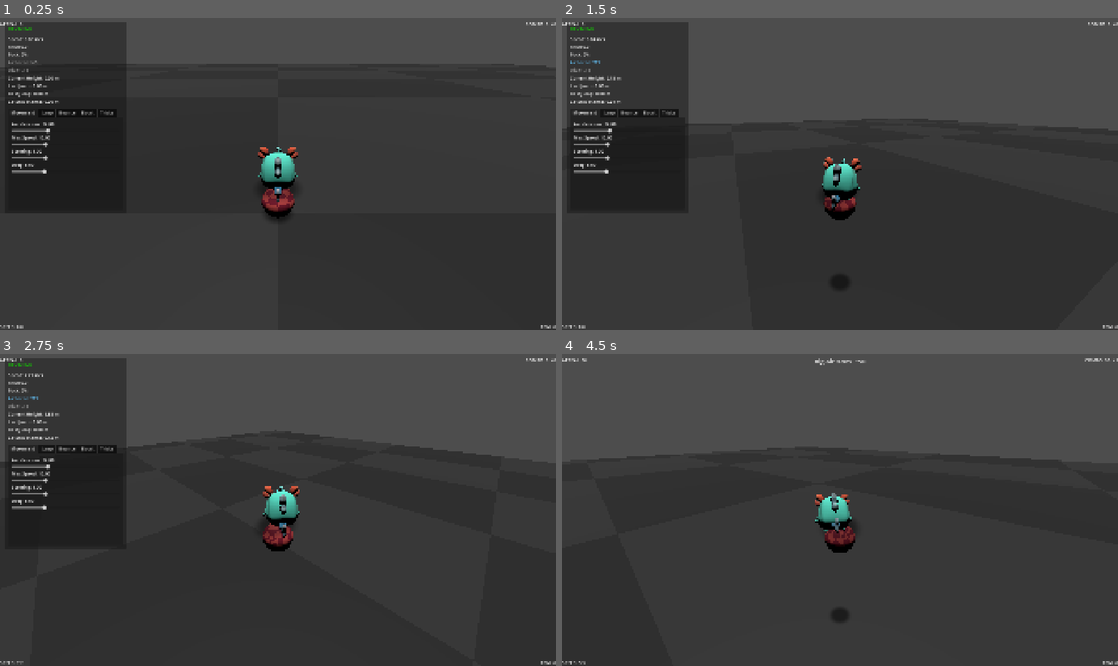
Above: before the commit, frames 1-4 (two rows, left to right).
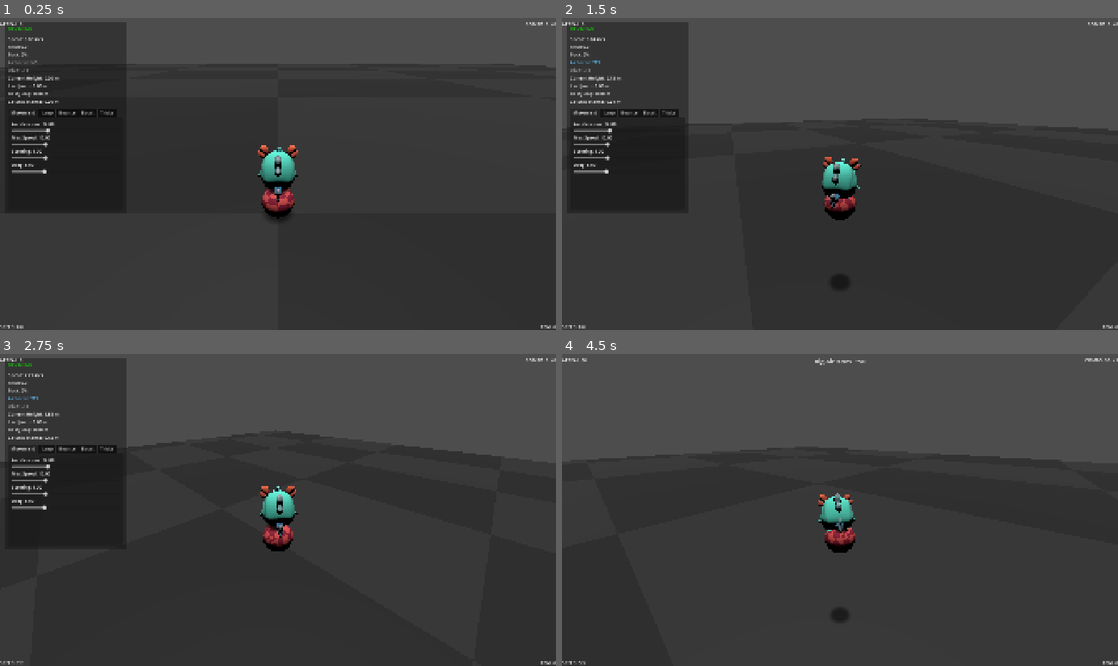
Above: after the commit, the same moments.

Repository: mika-marcondes/axie-jam
Game: Godot game, scene res://scenes/contest/contest_greybox.tscn
The game is run twice, just before and just after one commit, with the same random seed, the same clock (stepped at 60 frames per second) and the same inputs.
Inputs:
- Up to frame 1 (0.25 s): no input
- Up to frame 2 (1.5 s): tap Enter at 0.5 s; hold D (move_right) 0.53-1.28 s; hold Space (jump) 0.53-1.28 s; hold S (move_back) from 1.28 s (still down); tap Shift (boost) at 1.35 s
- Up to frame 3 (2.75 s): tap Space (jump) at 1.52, 1.55, 1.82 s; release S (move_back) at 2.03 s; hold D (move_right) from 2.03 s (still down); hold Space (jump) from 2.03 s (still down); tap Q (camera_left) at 2.1 s
- Up to frame 4 (4.5 s): release D (move_right) at 2.78 s; release Space (jump) at 2.78 s; hold W (move_forward) 2.78-3.53 s; tap E (camera_right) at 2.85 s; tap Space (jump) at 3.02, 3.05, 3.32, 3.77, 3.8, 4.07 s; hold 1 (toggle_dev_mode) 3.53-4.28 s; hold A (move_left) from 3.53 s (still down); tap Up (trick_dive) at 4.35 s

The runs differ from the first frame. In frame 1, 0.4% of the frame differs, in the area x 46-54%, y 40-60%; in frame 2, 0.4%; in frame 3, 0.6%, in the area x 46-54%, y 42-60%; in frame 4, 0.6%.

Commit message:
wip: animations

Diff:
--- a/scenes/contest/contest_greybox.tscn
+++ b/scenes/contest/contest_greybox.tscn
@@ -45,17 +45,16 @@
 transform = Transform3D(1, 0, 0, 0, 1, 0, 0, 0, 1, 0, 1.2, 0)
 ball = NodePath("../Ball")
 movement_reference = NodePath("../CameraRig/YawPivot")
-air_offset_speed = 1.2
-air_offset_return_speed = 2.5
-max_horizontal_air_offset = 0.2
-dive_separation = 0.2
+air_offset_speed = 1.0
+air_offset_return_speed = 1.0
+max_horizontal_air_offset = 0.1
+dive_separation = 0.6
 
 [node name="Ball" parent="." unique_id=1570341470 node_paths=PackedStringArray("rider_shadow_target", "movement_reference") instance=ExtResource("2_ccxh4")]
 transform = Transform3D(1, 0, 0, 0, 1, 0, 0, 0, 1, 0, 0.8, 0)
 rider_shadow_target = NodePath("../Player")
+rider_shadow_max_separation = 0.5
 rider_shadow_min_scale = 0.1
-rider_shadow_min_opacity = 22.1
-rider_shadow_max_opacity = 0.5
 movement_reference = NodePath("../CameraRig/YawPivot")
 
 [node name="CameraRig" type="Node3D" parent="." unique_id=215474228 node_paths=PackedStringArray("target")]
--- a/scenes/player/ball.tscn
+++ b/scenes/player/ball.tscn
@@ -30,10 +30,11 @@
 render_priority = 0
 shader = ExtResource("3_8x03u")
 shader_parameter/shadow_color = Color(0, 0, 0, 1)
-shader_parameter/opacity = 0.45
+shader_parameter/opacity = 0.8830000419425
 
 [sub_resource type="PlaneMesh" id="PlaneMesh_dbjuf"]
 material = SubResource("ShaderMaterial_8x03u")
+size = Vector2(1, 1)
 
 [node name="Ball" type="CharacterBody3D" unique_id=1570341470]
 script = ExtResource("1_jxf6l")
--- a/scenes/player/player.tscn
+++ b/scenes/player/player.tscn
@@ -29,10 +29,12 @@
 material_override = SubResource("ShaderMaterial_0owmy")
 mesh = SubResource("SphereMesh_gmlin")
 
-[node name="VisualRoot" type="Node3D" parent="AirOffsetRoot/TrickPivot" unique_id=129650918]
+[node name="ContactRoot" type="Node3D" parent="AirOffsetRoot/TrickPivot" unique_id=540923137]
+
+[node name="VisualRoot" type="Node3D" parent="AirOffsetRoot/TrickPivot/ContactRoot" unique_id=129650918]
 transform = Transform3D(-1, 0, -8.742278e-08, 0, 1, 0, 8.742278e-08, 0, -1, 0, -0.5, 0)
 
-[node name="Puffy" parent="AirOffsetRoot/TrickPivot/VisualRoot" unique_id=1836076363 instance=ExtResource("1_8afob")]
+[node name="Puffy" parent="AirOffsetRoot/TrickPivot/ContactRoot/VisualRoot" unique_id=1836076363 instance=ExtResource("1_8afob")]
 
 [node name="Collider" type="CollisionShape3D" parent="." unique_id=1015696964]
 transform = Transform3D(1, 0, 0, 0, 1, 0, 0, 0, 1, 0, 0.6166462, 0)
--- a/scenes/puffy/puffy.tscn
+++ b/scenes/puffy/puffy.tscn
@@ -17,6 +17,7 @@
 [ext_resource type="AnimationLibrary" uid="uid://dhkww1fmip3we" path="res://animations/puffy/starter_puffy_walkattack.glb" id="15_8b2x4"]
 [ext_resource type="AnimationLibrary" uid="uid://c6c588ncbvtxm" path="res://animations/puffy/starter_puffy_walkcarryitem.glb" id="16_my5su"]
 [ext_resource type="AnimationLibrary" uid="uid://lt68s17y6u3u" path="res://animations/puffy/starter_puffy_walkjump.glb" id="17_obeep"]
+[ext_resource type="Script" uid="uid://cgq57uu54e5ja" path="res://scripts/player/axie_animation_controller.gd" id="18_1nuvx"]
 
 [sub_resource type="StandardMaterial3D" id="StandardMaterial3D_18g55"]
 albedo_texture = ExtResource("2_4njyd")
@@ -48,144 +49,220 @@
 
 [sub_resource type="AnimationLibrary" id="AnimationLibrary_lsmie"]
 _data = {
-"Take 001": SubResource("Animation_veiq5")
+&"Take 001": SubResource("Animation_veiq5")
 }
 
-[node name="puffy" instance=ExtResource("1_7kae2")]
-
-[node name="Skeleton3D" parent="JointBase_Grp" index="0"]
-bones/1/rotation = Quaternion(0.145735, 0, 0, 0.989324)
-bones/2/rotation = Quaternion(-0.0310921, 0, 0, 0.999517)
+[sub_resource type="AnimationNodeAnimation" id="AnimationNodeAnimation_vif8f"]
+animation = &"starter_puffy_jump/Take 001"
+
+[sub_resource type="AnimationNodeBlendSpace1D" id="AnimationNodeBlendSpace1D_vif8f"]
+blend_point_0/node = SubResource("AnimationNodeAnimation_vif8f")
+blend_point_0/pos = 0.0
+blend_point_0/name = &"starter_puffy_jump_Take 001"
+
+[sub_resource type="AnimationNodeAnimation" id="AnimationNodeAnimation_1nuvx"]
+animation = &"starter_puffy_idle/Take 001"
+
+[sub_resource type="AnimationNodeAnimation" id="AnimationNodeAnimation_5mi4v"]
+animation = &"starter_puffy_walk/Take 001"
+
+[sub_resource type="AnimationNodeAnimation" id="AnimationNodeAnimation_vggqu"]
+animation = &"starter_puffy_run/Take 001"
+
+[sub_resource type="AnimationNodeBlendSpace1D" id="AnimationNodeBlendSpace1D_o3kpd"]
+blend_point_0/node = SubResource("AnimationNodeAnimation_1nuvx")
+blend_point_0/pos = 0.0
+blend_point_0/name = &"starter_puffy_idle_Take 001"
+blend_point_1/node = SubResource("AnimationNodeAnimation_5mi4v")
+blend_point_1/pos = 0.4
+blend_point_1/name = &"starter_puffy_walk_Take 001"
+blend_point_2/node = SubResource("AnimationNodeAnimation_vggqu")
+blend_point_2/pos = 1.0
+blend_point_2/name = &"starter_puffy_run_Take 001"
+
+[sub_resource type="AnimationNodeStateMachineTransition" id="AnimationNodeStateMachineTransition_1nuvx"]
+xfade_time = 0.1
+advance_mode = 0
+
+[sub_resource type="AnimationNodeStateMachine" id="AnimationNodeStateMachine_brmbs"]
+states/Airbone/node = SubResource("AnimationNodeBlendSpace1D_vif8f")
+states/Airbone/position = Vector2(641.7573, 40.57)
+states/Grounded/node = SubResource("AnimationNodeBlendSpace1D_o3kpd")
+states/Grounded/position = Vector2(395.75735, 39.2575)
+transitions = ["Grounded", "Airbone", SubResource("AnimationNodeStateMachineTransition_1nuvx")]
+graph_offset = Vector2(123.03735, -33.952503)
+
+[node name="puffy" unique_id=498883129 instance=ExtResource("1_7kae2")]
+
+[node name="Skeleton3D" parent="JointBase_Grp" parent_id_path=PackedInt32Array(1470445521) index="0" unique_id=746187077]
+bones/1/position = Vector3(0, 0.20412606, 0.0014424416)
+bones/1/rotation = Quaternion(0.14573514, 0, 0, 0.98932374)
+bones/2/position = Vector3(0, 0.24971983, -0.0011186611)
+bones/2/rotation = Quaternion(-0.031092117, 0, 0, 0.99951655)
+bones/3/position = Vector3(0, 0.24945346, -1.2490009e-16)
 bones/4/rotation = Quaternion(0.27962, 0, 0, 0.960111)
-bones/5/rotation = Quaternion(0.937149, 0.33133, -0.0296166, 0.10533)
+bones/5/rotation = Quaternion(0.91630703, 0.3488207, -0.14000441, 0.13821903)
 bones/5/scale = Vector3(1, 1, 1)
-bones/6/rotation = Quaternion(-1.23159e-16, -0.0553892, 7.57495e-16, 0.998465)
+bones/6/rotation = Quaternion(4.294481e-17, -0.05538915, -1.0675915e-16, 0.9984648)
+bones/7/rotation = Quaternion(0.10363328, 2.7274734e-07, -0.0066007967, 0.9945937)
 bones/8/rotation = Quaternion(8.55632e-18, -3.13925e-35, -3.66892e-18, 1)
-bones/12/rotation = Quaternion(-0.10533, -0.0296166, -0.33133, 0.937149)
+bones/12/rotation = Quaternion(-0.10567164, -0.029497396, -0.33135656, 0.9371053)
 bones/12/scale = Vector3(1, 1, 1)
-bones/13/rotation = Quaternion(-2.42416e-18, -0.0553892, -7.70306e-17, 0.998465)
+bones/13/rotation = Quaternion(-4.48637e-18, -0.05538915, -4.7089397e-17, 0.9984648)
+bones/14/rotation = Quaternion(0.00036490115, -2.5772572e-08, -2.3242306e-05, 0.99999994)
 bones/15/rotation = Quaternion(2.66722e-18, 1.53837e-35, 5.76771e-18, 1)
-bones/19/rotation = Quaternion(0.051249, 0, 0, 0.998686)
-bones/21/rotation = Quaternion(0.988105, 1.01763e-24, 6.53873e-24, 0.153779)
-bones/22/rotation = Quaternion(0.0657529, -2.03019e-10, 3.08092e-09, 0.997836)
+bones/21/rotation = Quaternion(0.93339545, -0.070767246, -0.00934696, 0.35167825)
+bones/22/rotation = Quaternion(0.5405097, -1.711773e-10, 2.532615e-08, 0.8413378)
 bones/22/scale = Vector3(1, 1, 1)
-bones/23/rotation = Quaternion(-0.564743, 2.37519e-09, -1.62538e-09, 0.825267)
-bones/24/rotation = Quaternion(-0.137559, 5.56694e-09, -7.73134e-10, 0.990494)
+bones/23/rotation = Quaternion(-0.78097504, 0.01759038, -0.069180466, 0.6204696)
+bones/24/rotation = Quaternion(-0.13755941, 5.539574e-09, -5.7610355e-10, 0.99049354)
 bones/24/scale = Vector3(1, 1, 1)
-bones/26/rotation = Quaternion(-0.153779, 0, 0, 0.988105)
+bones/26/position = Vector3(0.27324197, -0.02793079, 0.09415207)
+bones/26/rotation = Quaternion(-0.47881806, 0, 0, 0.87791413)
 bones/26/scale = Vector3(1, 1, 1)
-bones/27/rotation = Quaternion(0.0657529, 0, 0, 0.997836)
+bones/27/rotation = Quaternion(0.4446229, 0, 0, 0.8957179)
 bones/27/scale = Vector3(1, 1, 1)
-bones/28/rotation = Quaternion(-0.564743, 0, 0, 0.825267)
-bones/29/rotation = Quaternion(-0.137559, 0, 0, 0.990494)
+bones/28/rotation = Quaternion(-0.605312, 0, 0, 0.7959883)
 bones/29/scale = Vector3(1, 1, 1)
-bones/31/rotation = Quaternion(0.508294, 0, 0, 0.861183)
-bones/34/rotation = Quaternion(-0.228504, 0, 0, 0.973543)
-bones/38/rotation = Quaternion(0.90496, -0.331103, -0.266385, 0.0213953)
+bones/31/position = Vector3(4.7683715e-09, 0.87847525, 0.45034665)
+bones/34/position = Vector3(-0.028449392, -0.0607482, -0.06951168)
+bones/34/rotation = Quaternion(-0.2284404, -0.022803068, 0.0063269534, 0.97327024)
+bones/35/position = Vector3(0, 0.86265504, -0.32292244)
+bones/37/rotation = Quaternion(8.326673e-17, 0, 0, 1)
+bones/38/position = Vector3(-0.340535, 0.8760809, 0.32732815)
+bones/38/rotation = Quaternion(0.9049599, -0.33110258, -0.2663848, 0.021395296)
 bones/38/scale = Vector3(1, 1, 1)
-bones/39/rotation = Quaternion(-0.00201931, 0.14802, 0.0134906, 0.98889)
+bones/39/rotation = Quaternion(-0.0020193097, 0.14802004, 0.013490576, 0.9888903)
 bones/39/scale = Vector3(1, 1, 1)
-bones/40/rotation = Quaternion(-3.00258e-18, 5.71408e-17, -0.191294, 0.981533)
+bones/40/rotation = Quaternion(-8.3120385e-18, 2.9897745e-17, -0.19129361, 0.9815329)
 bones/40/scale = Vector3(1, 1, 1)
-bones/41/rotation = Quaternion(-0.0213953, -0.266385, 0.331103, 0.90496)
+bones/41/position = Vector3(0.34053513, 0.8760807, 0.32732797)
+bones/41/rotation = Quaternion(-0.02139526, -0.2663848, 0.3311026, 0.9049599)
 bones/41/scale = Vector3(1, 1, 1)
-bones/42/rotation = Quaternion(-0.00201931, 0.14802, 0.0134906, 0.98889)
+bones/42/rotation = Quaternion(-0.0020193097, 0.14802004, 0.013490576, 0.9888903)
 bones/42/scale = Vector3(1, 1, 1)
-bones/43/rotation = Quaternion(1.36215e-17, -2.65473e-18, -0.191294, 0.981533)
+bones/43/rotation = Quaternion(-3.2552475e-17, -2.1933548e-17, -0.19129361, 0.9815329)
 bones/43/scale = Vector3(1, 1, 1)
-bones/44/rotation = Quaternion(-0.377995, 6.93889e-17, -6.93889e-18, 0.925808)
-bones/45/rotation = Quaternion(0.377205, 3.38301e-33, -8.03242e-33, 0.92613)
-bones/46/rotation = Quaternion(0.0765528, 1.05969e-34, 1.3802e-33, 0.997066)
-bones/47/rotation = Quaternion(0.015929, 0, 0, 0.999873)
+bones/44/position = Vector3(0, 0.168656, -0.32691857)
+bones/44/rotation = Quaternion(-0.37799504, 6.938894e-17, -6.9388956e-18, 0.9258076)
+bones/45/rotation = Quaternion(0.3711784, 0, 0, 0.92856157)
+bones/46/rotation = Quaternion(0.07088036, -7.3715737e-34, -1.0373864e-32, 0.99748486)
+bones/47/position = Vector3(0, 0.47238958, 0.54141665)
+bones/47/rotation = Quaternion(0.015928963, 0, 0, 0.99987316)
 bones/47/scale = Vector3(1, 1, 1)
-bones/48/rotation = Quaternion(0.0798867, 0, 0, 0.996804)
+bones/50/position = Vector3(0, 0.72933686, 0.51533055)
 bones/54/rotation = Quaternion(1.42444e-17, 0.130526, -1.87531e-18, 0.991445)
 bones/54/scale = Vector3(1, 1, 1)
 bones/55/rotation = Quaternion(1.42444e-17, -0.130526, 1.87531e-18, 0.991445)
 bones/55/scale = Vector3(1, 1, 1)
 bones/57/rotation = Quaternion(1.42444e-17, 0.130526, -1.87531e-18, 0.991445)
 bones/57/scale = Vector3(1, 1, 1)
-bones/58/rotation = Quaternion(3.31422e-18, 0.21644, -1.49495e-17, 0.976296)
+bones/58/rotation = Quaternion(1.6543612e-24, 0.21643962, -8.271806e-25, 0.976296)
 bones/58/scale = Vector3(1, 1, 1)
-bones/59/rotation = Quaternion(1.42444e-17, -0.130526, 1.87531e-18, 0.991445)
 bones/59/scale = Vector3(1, 1, 1)
-bones/60/rotation = Quaternion(3.31422e-18, -0.21644, 1.49495e-17, 0.976296)
+bones/60/rotation = Quaternion(1.6543612e-24, -0.21643962, 8.271806e-25, 0.976296)
 bones/60/scale = Vector3(1, 1, 1)
-bones/61/rotation = Quaternion(0.259933, -0.252802, -0.0873029, 0.927849)
-bones/63/rotation = Quaternion(0.927849, 0.0873029, -0.252802, -0.259933)
+bones/61/position = Vector3(0.2531174, 0.8130571, -0.27237236)
+bones/61/rotation = Quaternion(0.2599329, -0.25280237, -0.08730286, 0.9278492)
+bones/62/position = Vector3(0, 0.86265504, -0.32292244)
+bones/63/position = Vector3(-0.253117, 0.81305677, -0.27237225)
+bones/63/rotation = Quaternion(0.9278492, 0.087302856, -0.25280237, -0.2599329)
 bones/63/scale = Vector3(1, 1, 1)
-bones/64/rotation = Quaternion(-0.0213953, -0.266385, 0.331103, 0.90496)
+bones/64/position = Vector3(0.34053513, 0.8760807, 0.32732797)
+bones/64/rotation = Quaternion(-0.021395264, -0.26638478, 0.3311026, 0.9049599)
 bones/64/scale = Vector3(1, 1, 1)
-bones/65/rotation = Quaternion(0.90496, -0.331103, -0.266385, 0.0213953)
+bones/65/position = Vector3(-0.340535, 0.8760809, 0.32732815)
 bones/65/scale = Vector3(1, 1, 1)
-bones/66/rotation = Quaternion(-0.156744, 0.182491, -0.0105233, 0.970576)
+bones/66/position = Vector3(0.26649755, 0.77906656, 0.44695523)
+bones/66/rotation = Quaternion(-0.15674368, 0.1824911, -0.010523275, 0.97057605)
 bones/66/scale = Vector3(1, 1, 1)
-bones/67/rotation = Quaternion(0.970576, 0.0105233, 0.182491, 0.156744)
+bones/67/position = Vector3(-0.266498, 0.77906686, 0.44695514)
+bones/67/rotation = Quaternion(0.97057605, 0.0105232755, 0.1824911, 0.15674368)
 bones/67/scale = Vector3(1, 1, 1)
-bones/69/rotation = Quaternion(-0.123834, 0.179988, -0.0228466, 0.975576)
+bones/68/position = Vector3(0, 0.72933686, 0.51533055)
+bones/69/position = Vector3(0.2295394, 0.7200541, 0.47935444)
+bones/69/rotation = Quaternion(-0.1238339, 0.17998794, -0.022846628, 0.9755755)
 bones/69/scale = Vector3(1, 1, 1)
-bones/71/rotation = Quaternion(0.975576, 0.0228466, 0.179988, 0.123834)
+bones/70/position = Vector3(0, 0.72933686, 0.51533055)
+bones/71/position = Vector3(-0.22953899, 0.72005385, 0.47935414)
+bones/71/rotation = Quaternion(0.9755755, 0.022846628, 0.17998794, 0.1238339)
 bones/71/scale = Vector3(1, 1, 1)
-bones/72/rotation = Quaternion(0.293888, 0.0173617, -0.0922446, 0.95122)
-bones/73/rotation = Quaternion(0.508294, 0, 0, 0.861183)
-bones/74/rotation = Quaternion(0.95122, 0.0922446, 0.0173617, -0.293888)
+bones/72/position = Vector3(0.11406324, 0.9709148, 0.3545764)
+bones/72/rotation = Quaternion(0.29388815, 0.017361684, -0.09224463, 0.95121986)
+bones/73/position = Vector3(4.7683715e-09, 0.87847525, 0.45034665)
+bones/74/position = Vector3(-0.114062995, 0.97091484, 0.35457614)
+bones/74/rotation = Quaternion(0.95121986, 0.09224463, 0.017361684, -0.29388815)
 bones/74/scale = Vector3(1, 1, 1)
-bones/75/rotation = Quaternion(0.278859, 0, 0, 0.960332)
+bones/75/position = Vector3(4.7683715e-09, 0.9807028, 0.3599942)
+bones/75/rotation = Quaternion(0.27885944, 0, 0, 0.9603319)
 bones/75/scale = Vector3(1, 1, 1)
-bones/76/rotation = Quaternion(0.0556404, 0.163912, -0.00470924, 0.984893)
+bones/76/position = Vector3(0.19497304, 0.45763016, 0.50727683)
+bones/76/rotation = Quaternion(0.055640362, 0.16391174, -0.0047092424, 0.9848934)
 bones/76/scale = Vector3(1, 1, 1)
-bones/77/rotation = Quaternion(0.984893, 0.00470924, 0.163912, -0.0556404)
+bones/77/position = Vector3(-0.19497299, 0.45762986, 0.50727713)
+bones/77/rotation = Quaternion(0.9848934, 0.004709243, 0.16391174, -0.055640362)
 bones/77/scale = Vector3(1, 1, 1)
-bones/78/rotation = Quaternion(0.015929, 0, 0, 0.999873)
+bones/78/position = Vector3(0, 0.47238958, 0.54141665)
+bones/78/rotation = Quaternion(0.015928963, 0, 0, 0.99987316)
 bones/78/scale = Vector3(1, 1, 1)
-bones/79/rotation = Quaternion(-0.0383929, 0, 0, 0.999263)
-bones/80/rotation = Quaternion(-0.365343, -0.104551, 0.0440443, 0.923934)
+bones/79/position = Vector3(0, 0.57915914, 0.5405041)
+bones/79/rotation = Quaternion(-0.038392883, 0, 0, 0.9992628)
+bones/80/position = Vector3(0.16118538, 0.17373703, -0.32173344)
+bones/80/rotation = Quaternion(-0.36534268, -0.10455141, 0.044044353, 0.9239339)
 bones/80/scale = Vector3(1, 1, 1)
-bones/81/rotation = Quaternion(-0.377995, 0, 0, 0.925808)
-bones/82/rotation = Quaternion(0.923934, -0.0440443, -0.104551, 0.365343)
+bones/81/position = Vector3(0, 0.168656, -0.32691857)
+bones/81/rotation = Quaternion(-0.37799504, 0, 0, 0.9258076)
+bones/82/position = Vector3(-0.161185, 0.17373691, -0.32173303)
+bones/82/rotation = Quaternion(0.9239339, -0.04404435, -0.104551405, 0.36534268)
 bones/82/scale = Vector3(1, 1, 1)
 
-[node name="SM_Tail_M_1" parent="JointBase_Grp/Skeleton3D" index="0"]
+[node name="SM_Tail_M_1" parent="JointBase_Grp/Skeleton3D" index="0" unique_id=958727146]
 material_override = SubResource("StandardMaterial3D_18g55")
 
-[node name="SM_Back_M_1" parent="JointBase_Grp/Skeleton3D" index="1"]
+[node name="SM_Back_M_1" parent="JointBase_Grp/Skeleton3D" index="1" unique_id=824474211]
 material_override = SubResource("StandardMaterial3D_s88x4")
 
-[node name="SM_Ear_R_1" parent="JointBase_Grp/Skeleton3D" index="2"]
+[node name="SM_Ear_R_1" parent="JointBase_Grp/Skeleton3D" index="2" unique_id=1934085497]
 material_override = SubResource("StandardMaterial3D_g26ne")
 
-[node name="SM_Ear_L_1" parent="JointBase_Grp/Skeleton3D" index="3"]
+[node name="SM_Ear_L_1" parent="JointBase_Grp/Skeleton3D" index="3" unique_id=805608804]
 material_override = SubResource("StandardMaterial3D_07vnx")
 
-[node name="SM_Horn_M_1" parent="JointBase_Grp/Skeleton3D" index="4"]
+[node name="SM_Horn_M_1" parent="JointBase_Grp/Skeleton3D" index="4" unique_id=1689638994]
 material_override = SubResource("StandardMaterial3D_pi6cq")
 
-[node name="SM_Eye_M_1" parent="JointBase_Grp/Skeleton3D" index="5"]
+[node name="SM_Eye_M_1" parent="JointBase_Grp/Skeleton3D" index="5" unique_id=280672784]
 material_override = SubResource("StandardMaterial3D_ts8kl")
 
-[node name="SM_Mouth_1" parent="JointBase_Grp/Skeleton3D" index="6"]
+[node name="SM_Mouth_1" parent="JointBase_Grp/Skeleton3D" index="6" unique_id=709617256]
 material_override = SubResource("StandardMaterial3D_7acyv")
 
-[node name="SM_Body" parent="JointBase_Grp/Skeleton3D" index="7"]
+[node name="SM_Body" parent="JointBase_Grp/Skeleton3D" index="7" unique_id=918339712]
 material_override = SubResource("StandardMaterial3D_g8010")
 
-[node name="AnimationPlayer" parent="." index="1"]
-root_node = NodePath("..")
-libraries = {
-"": SubResource("AnimationLibrary_lsmie"),
-"starter_puffy_cuttree": ExtResource("3_7lvbv"),
-"starter_puffy_idle": ExtResource("3_1kblj"),
-"starter_puffy_idleattack": ExtResource("5_sfogw"),
-"starter_puffy_idlecarryitem": ExtResource("6_oxip8"),
-"starter_puffy_idlegethit": ExtResource("7_u3a8g"),
-"starter_puffy_jump": ExtResource("8_15hcr"),
-"starter_puffy_run": ExtResource("9_7cg81"),
-"starter_puffy_runattack": ExtResource("10_nkclh"),
-"starter_puffy_runcarryitem": ExtResource("11_bml01"),
-"starter_puffy_rungethit": ExtResource("12_ghf54"),
-"starter_puffy_runjump": ExtResource("13_07ajq"),
-"starter_puffy_walk": ExtResource("14_nq5be"),
-"starter_puffy_walkattack": ExtResource("15_8b2x4"),
-"starter_puffy_walkcarryitem": ExtResource("16_my5su"),
-"starter_puffy_walkjump": ExtResource("17_obeep")
-}
+[node name="AnimationPlayer" parent="." index="2" unique_id=1960688470]
+libraries/ = SubResource("AnimationLibrary_lsmie")
+libraries/starter_puffy_cuttree = ExtResource("3_7lvbv")
+libraries/starter_puffy_idle = ExtResource("3_1kblj")
+libraries/starter_puffy_idleattack = ExtResource("5_sfogw")
+libraries/starter_puffy_idlecarryitem = ExtResource("6_oxip8")
+libraries/starter_puffy_idlegethit = ExtResource("7_u3a8g")
+libraries/starter_puffy_jump = ExtResource("8_15hcr")
+libraries/starter_puffy_run = ExtResource("9_7cg81")
+libraries/starter_puffy_runattack = ExtResource("10_nkclh")
+libraries/starter_puffy_runcarryitem = ExtResource("11_bml01")
+libraries/starter_puffy_rungethit = ExtResource("12_ghf54")
+libraries/starter_puffy_runjump = ExtResource("13_07ajq")
+libraries/starter_puffy_walk = ExtResource("14_nq5be")
+libraries/starter_puffy_walkattack = ExtResource("15_8b2x4")
+libraries/starter_puffy_walkcarryitem = ExtResource("16_my5su")
+libraries/starter_puffy_walkjump = ExtResource("17_obeep")
+
+[node name="AnimationTree" type="AnimationTree" parent="." index="3" unique_id=1752122167]
+tree_root = SubResource("AnimationNodeStateMachine_brmbs")
+anim_player = NodePath("../AnimationPlayer")
+parameters/Airbone/blend_position = 0.0
+parameters/Grounded/blend_position = -0.001009345
+
+[node name="Animator" type="Node" parent="." index="4" unique_id=180140564]
+script = ExtResource("18_1nuvx")
--- /dev/null
+++ b/scripts/player/axie_animation_controller.gd
@@ -0,0 +1,75 @@
+extends Node
+class_name AxieAnimationController
+
+@export_category("Locomotion")
+@export var run_speed_reference: float = 8.0
+@export var blend_response: float = 6.0
+
+@onready var animation_tree: AnimationTree = $"../AnimationTree"
+
+var player: PlayerController
+var ball: BallController
+
+var playback: AnimationNodeStateMachinePlayback
+var locomotion_blend: float = 0.0
+
+
+func _ready() -> void:
+	animation_tree.active = true
+
+	playback = animation_tree.get(
+		"parameters/playback"
+	) as AnimationNodeStateMachinePlayback
+
+
+func setup(
+	player_controller: PlayerController,
+	ball_controller: BallController
+) -> void:
+	player = player_controller
+	ball = ball_controller
+
+	if playback != null:
+		playback.start("Grounded")
+
+
+func _process(delta: float) -> void:
+	if player == null or ball == null or playback == null:
+		return
+
+	if ball.is_on_floor():
+		update_grounded_animation(delta)
+	else:
+		update_airborne_animation()
+
+
+func update_grounded_animation(delta: float) -> void:
+	if playback.get_current_node() != "Grounded":
+		playback.travel("Grounded")
+
+	var horizontal_speed: float = Vector2(
+		ball.velocity.x,
+		ball.velocity.z
+	).length()
+
+	var target_blend: float = clampf(
+		horizontal_speed / maxf(run_speed_reference, 0.001),
+		0.0,
+		1.0
+	)
+
+	locomotion_blend = move_toward(
+		locomotion_blend,
+		target_blend,
+		blend_response * delta
+	)
+
+	animation_tree.set(
+		"parameters/Grounded/blend_position",
+		locomotion_blend
+	)
+
+
+func update_airborne_animation() -> void:
+	if playback.get_current_node() != "Airborne":
+		playback.travel("Airborne")
--- a/scripts/player/player_controller.gd
+++ b/scripts/player/player_controller.gd
@@ -37,7 +37,17 @@
 @export_category("Debug Tracking")
 @export var jump_height_threshold: float = 0.05
 
-
+@onready var axie_animator: AxieAnimationController = (
+	$AirOffsetRoot/TrickPivot/ContactRoot/VisualRoot/Puffy/Animator
+)
+
+@export_category("Visual Contact")
+@export var grounded_contact_offset: float = 0.03
+@export var contact_offset_speed: float = 6.0
+
+@onready var contact_root: Node3D = (
+	$AirOffsetRoot/TrickPivot/ContactRoot
+)
 
 
 var current_jump_height: float = 0.0
@@ -71,14 +81,21 @@
 
 	update_tuck_visuals()
 	update_jump_tracking()
+	update_visual_contact(delta)
 
 
 func _ready() -> void:
 	if tuck_aura.material_override is ShaderMaterial:
-		tuck_aura_material = tuck_aura.material_override.duplicate() as ShaderMaterial
+		tuck_aura_material = (
+			tuck_aura.material_override.duplicate()
+			as ShaderMaterial
+		)
 		tuck_aura.material_override = tuck_aura_material
 
 	tuck_aura.visible = false
+
+	if axie_animator != null:
+		axie_animator.setup(self, ball)
 
 
 func follow_ball() -> void:
@@ -269,6 +286,19 @@
 	air_offset_root.position = air_offset
 
 
+func update_visual_contact(delta: float) -> void:
+	var target_offset: float = 0.0
+
+	if ball.is_on_floor():
+		target_offset = grounded_contact_offset
+
+	contact_root.position.y = move_toward(
+		contact_root.position.y,
+		target_offset,
+		contact_offset_speed * delta
+	)
+
+
 func apply_trick_rotation() -> void:
 	trick_pivot.rotation = Vector3(
 		air_pitch_angle,
Not shown: 1 places in scenes/puffy/puffy.tscn that only renumber resources
Not shown, added: scripts/player/axie_animation_controller.gd.uid
